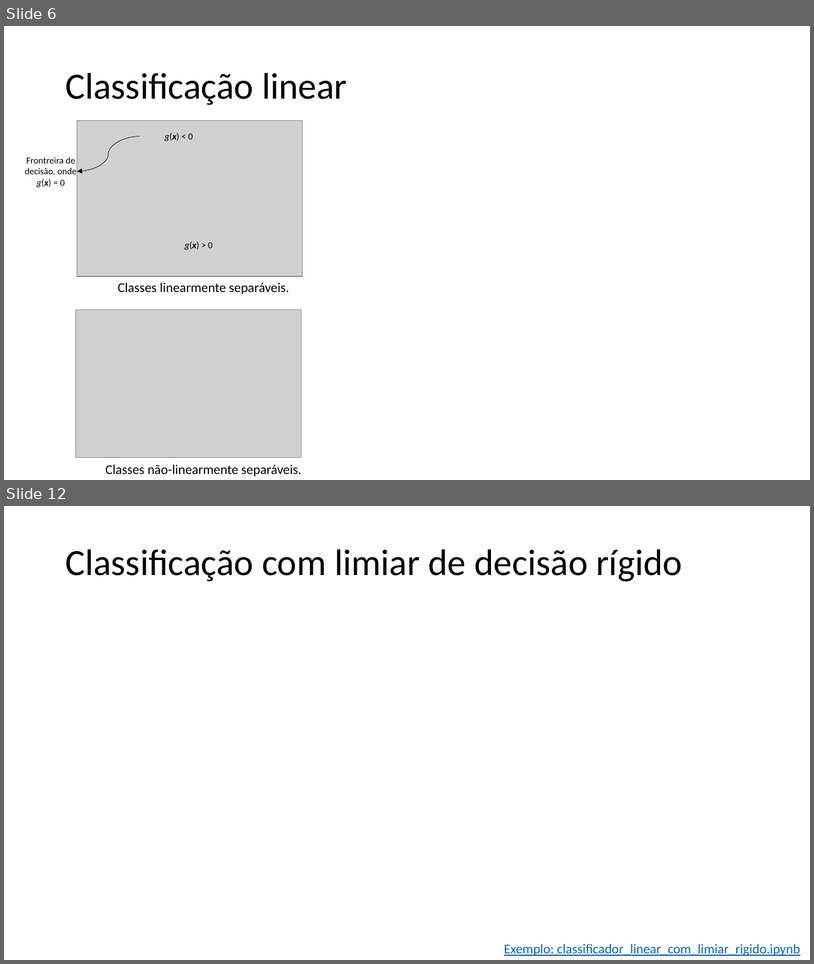
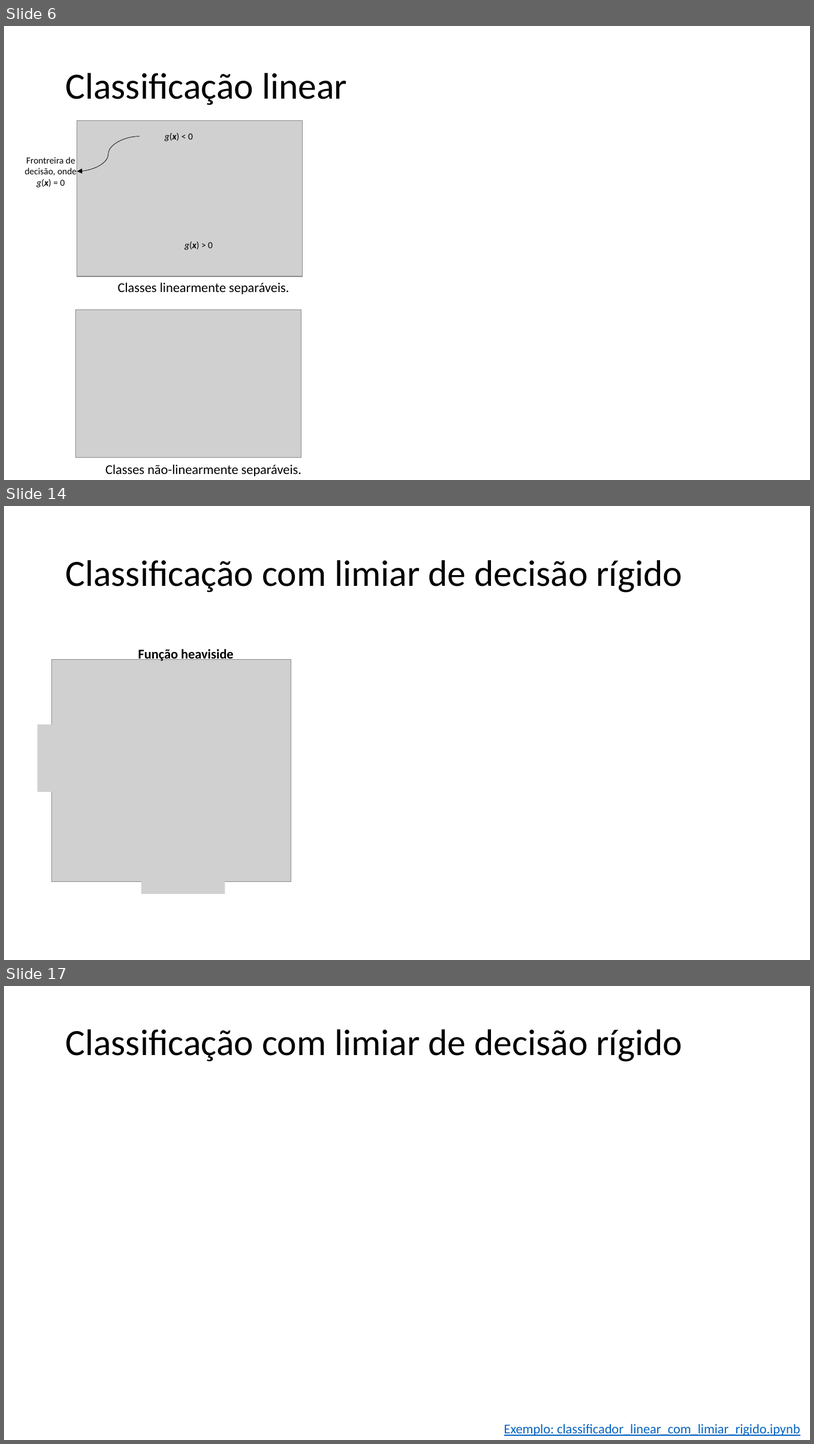
Before and after one commit to zz4fap/t320_aprendizado_de_maquina, a slide deck: slides/T320_Classificação (Parte II).pptx. Shown one above the other, each under a label of ours: slides 6 and 12 before the commit, slides 6, 14 and 17 after it; the slides between them are not shown. The pictures are 814x964 and 814x1444 pixels, drawn with LibreOffice and Linux fonts; fonts in the diff are those of the drawing; grey boxes stand for pictures. Boxes give left, top, right and bottom in pixels: in the first picture for what was removed or moved away, otherwise in the second. Text is boxed around its words. In the diff, an @@ line names an element or a change of style, - is before the commit and + after.

```diff
--- a/slides/T320_Classificação (Parte II).pptx
+++ b/slides/T320_Classificação (Parte II).pptx
@@ slide 14 added at (4,506,810,960), background #FFFFFF @@
@@ title added at (65,560,683,592), 44 pt, text #000000 @@
+Classificação com limiar de decisão rígido
@@ group added at (38,648,291,894): 3 pictures, 1 text @@
+Função heaviside
@@ what was slide 12 is now slide 17 @@
```
Also in this commit, not shown: 4 slides changed, 5 other slides added, 1 slide removed, 1 other file.
